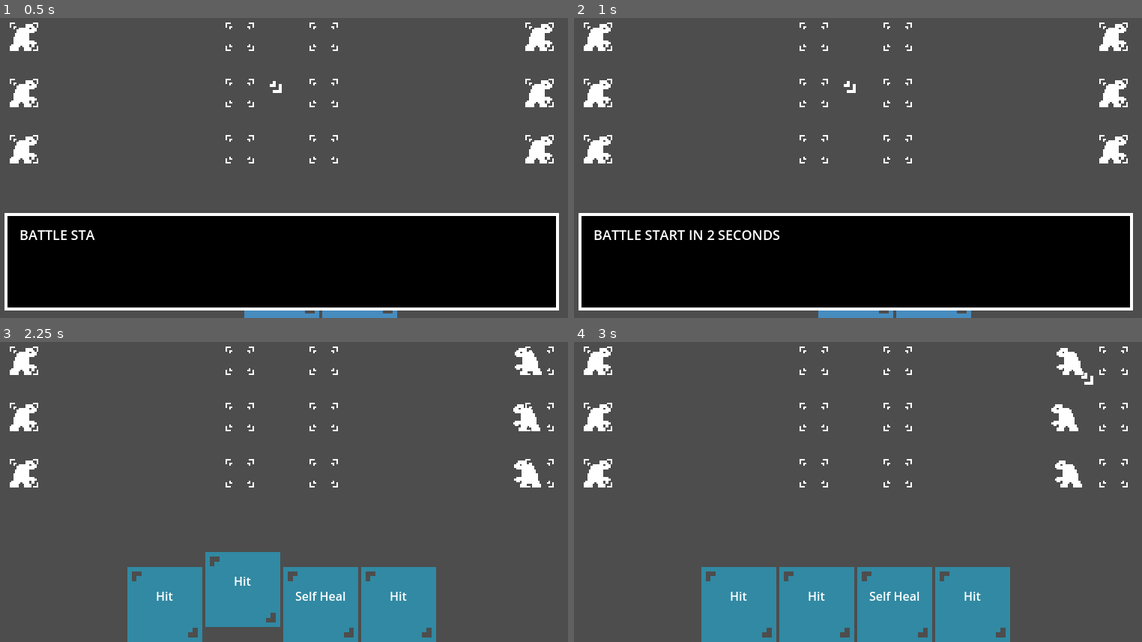
Above: before the commit, frames 1-4 (two rows, left to right).
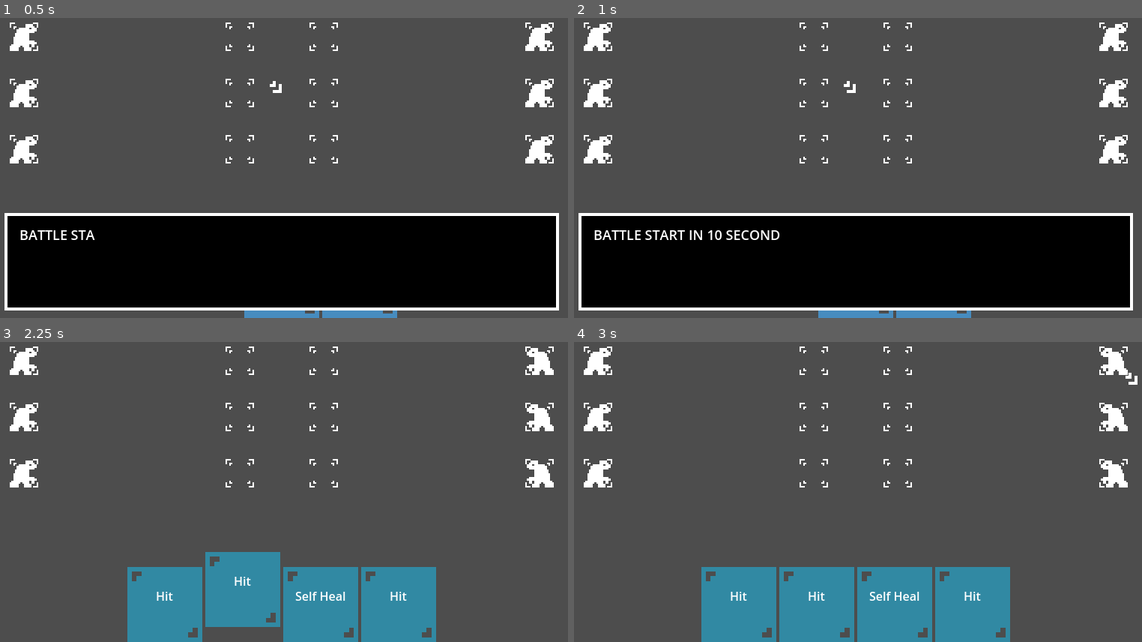
Above: after the commit, the same moments.

Repository: IsaelGabriel/tamer-game
Game: Godot game, scene res://nodes/battle_scene.tscn
Two runs of this game, one before a commit and one after it. Both use one fixed random seed, a clock stepped at 60 frames per second and the inputs below.
Inputs:
- Up to frame 1 (0.5 s): no input
- Up to frame 2 (1 s): tap Enter at 0.5 s; hold Right (right) from 0.53 s (still down); hold Z (confirm) from 0.53 s (still down)
- Up to frame 3 (2.25 s): release Right (right) at 1.28 s; release Z (confirm) at 1.28 s; hold Down (down) 1.28-2.03 s; tap Z (confirm) at 1.35, 2 s; hold Right (right) from 2.03 s (still down); hold Z (confirm) from 2.03 s (still down)
- Up to frame 4 (3 s): release Right (right) at 2.78 s; release Z (confirm) at 2.78 s; hold Up (up) from 2.78 s (still down); tap Z (confirm) at 2.85 s

Frame 1 is identical in both runs. In frame 2, 0.3% of the frame differs, in the area x 23-37%, y 70-74%; in frame 3, 1.0%; in frame 4, 1.6%, in the area x 84-100%, y 2-49%.

Commit message:
Improve UI

Diff:
--- a/nodes/battle_scene.tscn
+++ b/nodes/battle_scene.tscn
@@ -14,7 +14,6 @@
 ui_manager = NodePath("UI")
 total_player_monsters = 3
 total_enemy_monsters = 3
-movement_start_countdown = 2.0
 top_margin = 150.0
 bottom_margin = 150.0
 monster_scale = 0.8
--- a/scripts/battle/battle_ui_manager.gd
+++ b/scripts/battle/battle_ui_manager.gd
@@ -109,7 +109,7 @@
 			BattleMonster.MOVEMENT_PAUSED = true
 			skill_card_container.visible = true
 			target_type = battle.player_monsters[selected_monster_card_index].skill_manager.hand[selected_skill_card_index].target_type
-			target_index = 0
+			target_index = selected_monster_card_index % battle.total_enemy_monsters
 			target_texture.visible = target_type != TargetType.SELF
 			target_texture.position = battle.player_monsters[0].sprite.get_global_transform_with_canvas().get_origin()
 
@@ -199,6 +199,7 @@
 @onready var battle: BattleManager = get_parent()
 
 func start():
+	target_texture.visible = false
 	generate_monster_cards()
 	skill_card_container = HBoxContainer.new()
 	skill_card_container.alignment = BoxContainer.ALIGNMENT_CENTER
